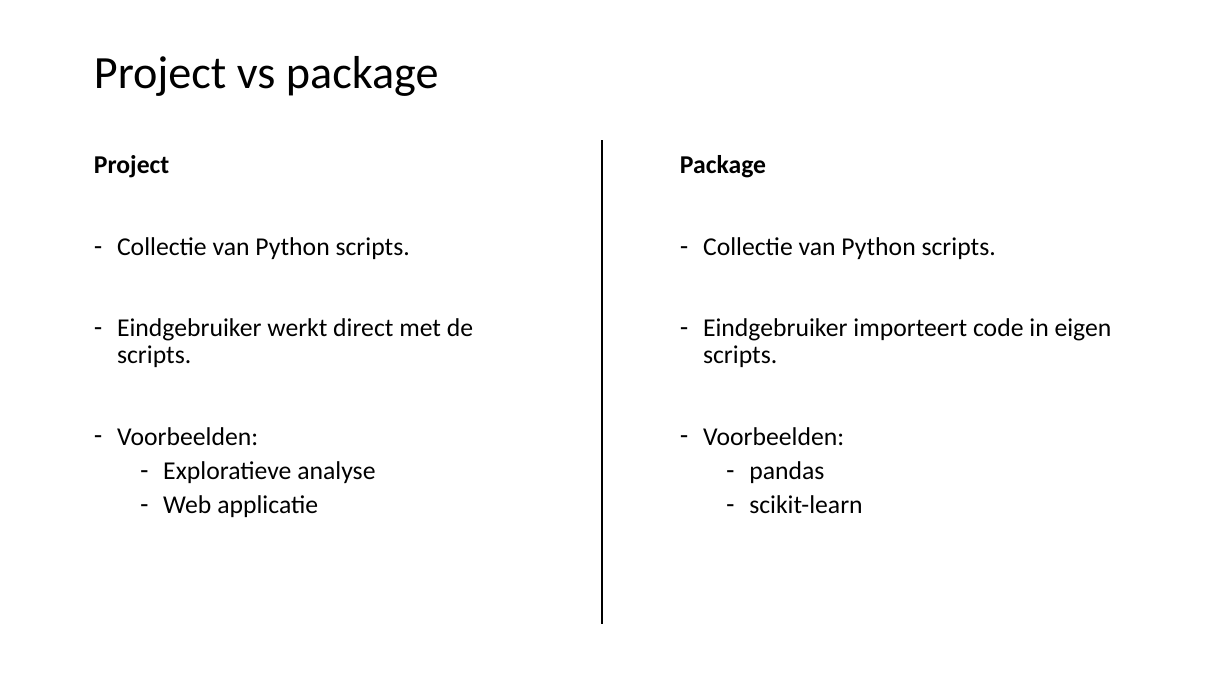
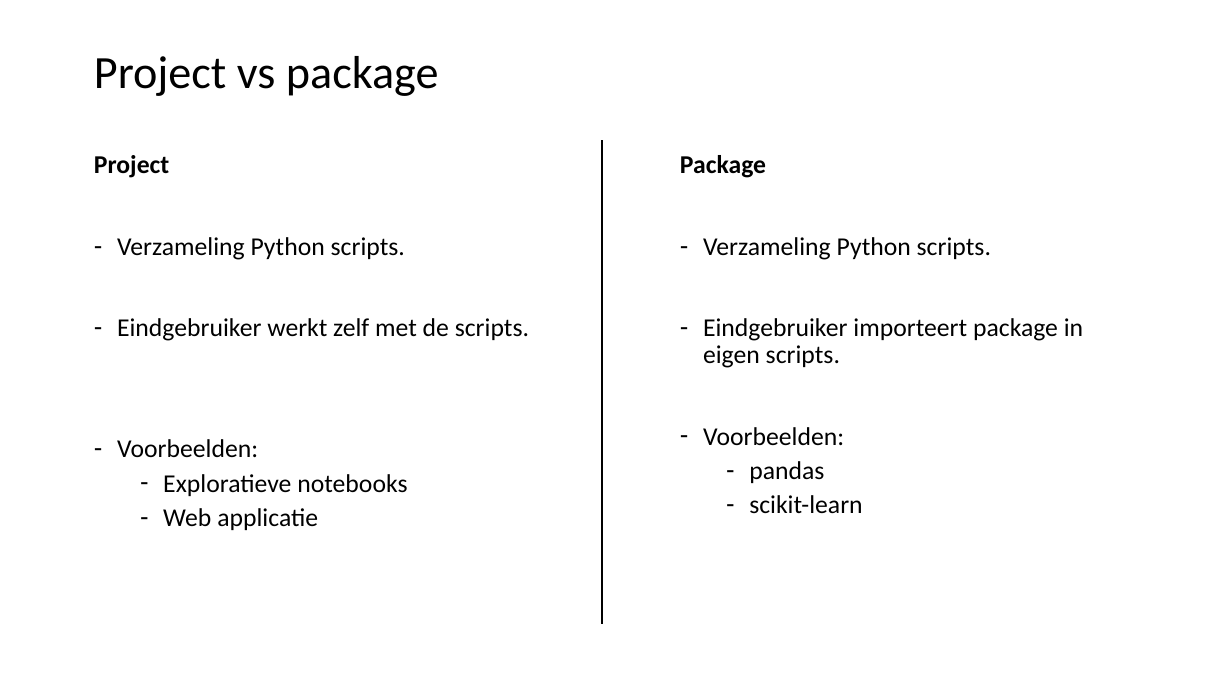
Before and after one commit to LFKoning/knowledge-sharing, a slide deck: slide 31 of python_course_4p/1_venv_package/1_venv_package.pptx (slide 30 before the commit). Drawn at 1232x693 pixels with LibreOffice and Linux fonts; fonts in the diff are those of the drawing. Boxes give left, top, right and bottom in pixels: in the first picture for what was removed or moved away, otherwise in the second. Text is boxed around its words. In the diff, an @@ line names an element or a change of style, - is before the commit and + after.

Commit message:
Updates to Python 4P

```diff
--- a/python_course_4p/1_venv_package/1_venv_package.pptx
+++ b/python_course_4p/1_venv_package/1_venv_package.pptx
@@ text at bbox=[117, 237, 529, 341]: text changed @@
-– Collectie van Python scripts.
-– Eindgebruiker werkt direct met de scripts.
+– Verzameling Python scripts.
+– Eindgebruiker werkt zelf met de scripts.
@@ text at bbox=[703, 237, 1083, 368]: text changed @@
-– Collectie van Python scripts.
-– Eindgebruiker importeert code in eigen scripts.
+– Verzameling Python scripts.
+– Eindgebruiker importeert package in eigen scripts.
@@ text at bbox=[163, 474, 407, 496]: text changed @@
-  – Exploratieve analyse
+  – Exploratieve notebooks
```
Also in this commit, not shown: 25 other slides changed, 1 slide added, 6 other files.
